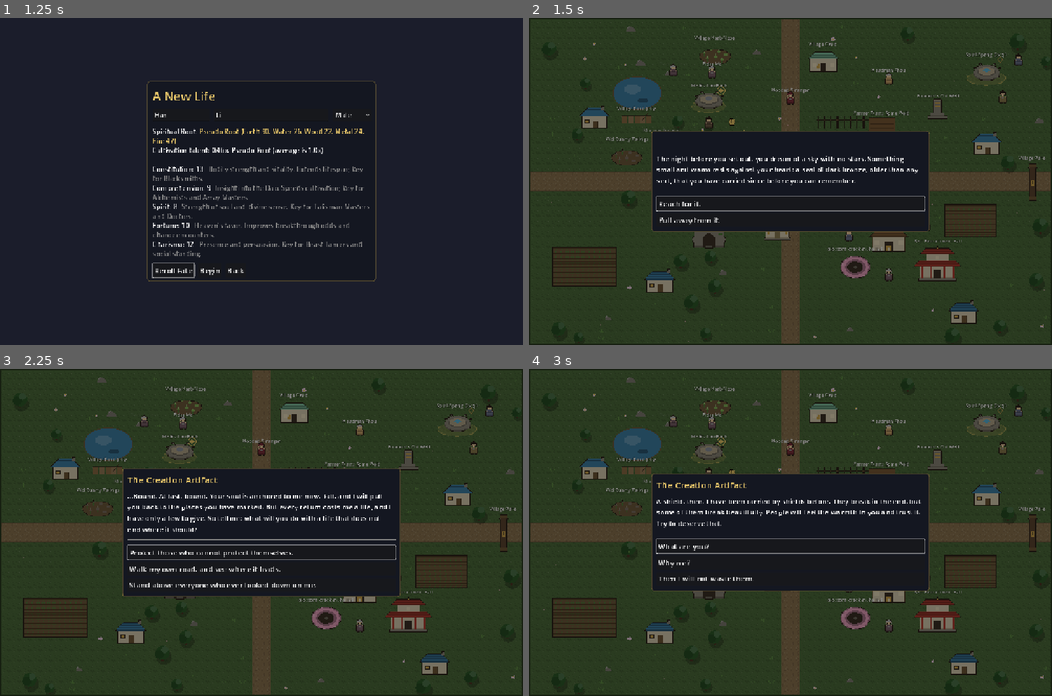
Above: before the commit, frames 1-4 (two rows, left to right).
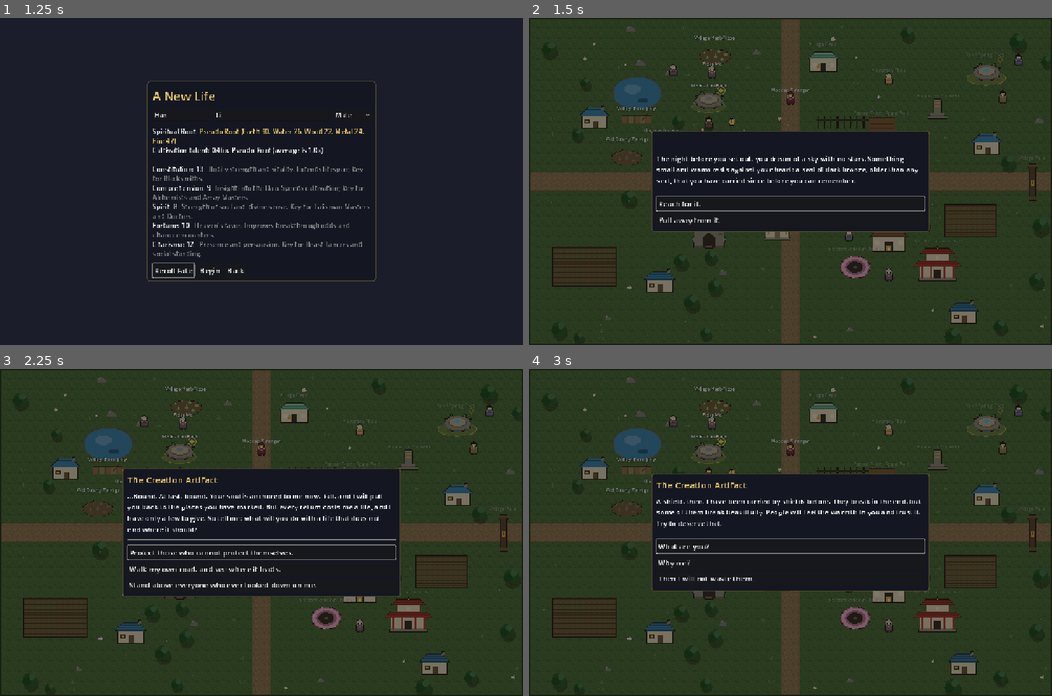
Above: after the commit, the same moments.

Repository: samridghimire/cultivation-game
Game: Godot game, scene res://src/ui/main_menu.tscn
Two runs of this game, one before a commit and one after it. Both use one fixed random seed, a clock stepped at 60 frames per second and the inputs below.
Inputs:
- Up to frame 1 (1.25 s): click "New Game" at 0.5 s
- Up to frame 2 (1.5 s): click "Begin" at 1.25 s
- Up to frame 3 (2.25 s): click "Reach for it." at 2 s
- Up to frame 4 (3 s): click "Protect those who cannot prot…" at 2.75 s

Frame 1 is identical in both runs. In frame 2, 0.3% of the frame differs, in the area x 53-99%, y 7-72%; in frame 3, 0.3%; in frame 4, 0.3%.

Commit message:
[GFX-025] Place names fade with distance and stay out from under HUD panels
Interactable.label_alpha for places: 1.0 within 220 px, 0.35 at 420 px, always 1.0
when hinted/highlighted or with the new Settings toggle "Show all place names"
(show_all_labels, default off). HUD.occupied_rects() feeds spread_on_screen, which
lifts a label out from under a panel (or dims it to 0.35 if it cannot move).
Viewed hud_arrival.png at 1280x800: full strength are Village Herb Slope, Meditation
Rock, Village Pond Jetty, Old Quarry Tailings, Hunters' Bounty Board and the nearby
villagers; Founder's Old Well, Farmer Tian's Spare Field, Village Gate, Village Herb
Seller, Sect Recruitment Hall and Blossom Crack are dimmed; nothing sits under a panel.

Follow-ups: qingshi_village-only shot not re-rendered separately (hud_arrival is that region).

Co-Authored-By: Claude Sonnet 5.5 <noreply@anthropic.com>
Claude-Session: https://claude.ai/code/session_01L4vu8wvce7juoxHLfqfWs3

Diff:
--- a/src/autoload/settings.gd
+++ b/src/autoload/settings.gd
@@ -31,6 +31,8 @@
 	"ambient_effects": true,
 	# No screen shakes, flashes or vignettes; fades snap instead of easing (WU-397).
 	"reduce_motion": false,
+	# Every place name at full strength instead of fading with distance (GFX-025).
+	"show_all_labels": false,
 	# Banner card with the year's review on each new year (WU-031).
 	"yearly_recap": true,
 }
@@ -75,7 +77,7 @@
 			return clampf(float(value), UI_SCALE_RANGE.x, UI_SCALE_RANGE.y)
 		"hud_hints":
 			return clampi(int(value), 0, 3) if value is int or value is float else DEFAULTS["hud_hints"]
-		"autosave", "yearly_recap", "animate_fights", "ambient_effects", "key_help", "reduce_motion":
+		"autosave", "yearly_recap", "animate_fights", "ambient_effects", "key_help", "reduce_motion", "show_all_labels":
 			return value if value is bool else DEFAULTS[key]
 		"fast_time_skips":
 			return (value is bool and value) or str(value).to_lower() == "true"
--- a/src/ui/hud.gd
+++ b/src/ui/hud.gd
@@ -685,6 +685,16 @@
 
 ## Drops the lowest-priority lines until each card clears the log (WU-091, GFX-010): the status card loses its
 ## next-layer line, the guide card its festival line, then shrinks the hint, then drops the goal.
+## Screen-space rects of the visible status, Next-steps, log and key-bar panels (GFX-025):
+## the world keeps place and NPC labels out from under them.
+func occupied_rects() -> Array[Rect2]:
+	var rects: Array[Rect2] = []
+	for c: Control in [_status_panel, _guide_panel, _log_panel, _key_bar]:
+		if c != null and c.is_visible_in_tree():
+			rects.append(c.get_global_rect())
+	return rects
+
+
 func _fit_panels() -> void:
 	if _status_panel == null or _guide_panel == null or not is_inside_tree():
 		return
--- a/src/ui/settings_screen.gd
+++ b/src/ui/settings_screen.gd
@@ -23,6 +23,7 @@
 var _animate_fights: CheckButton
 var _ambient: CheckButton
 var _reduce_motion: CheckButton
+var _show_all_labels: CheckButton
 var _key_help: CheckButton
 var _sliders: Dictionary = {}  # setting key -> HSlider
 var _value_labels: Dictionary = {}  # setting key -> Label
@@ -95,6 +96,11 @@
 	_reduce_motion.add_theme_font_size_override("font_size", 18)
 	_reduce_motion.toggled.connect(func(on: bool): Settings.set_value("reduce_motion", on))
 	box.add_child(_reduce_motion)
+	_show_all_labels = CheckButton.new()
+	_show_all_labels.text = "Show all place names (not only the near ones)"
+	_show_all_labels.add_theme_font_size_override("font_size", 18)
+	_show_all_labels.toggled.connect(func(on: bool): Settings.set_value("show_all_labels", on))
+	box.add_child(_show_all_labels)
 	_key_help = CheckButton.new()
 	_key_help.text = "Key help on the HUD"
 	_key_help.add_theme_font_size_override("font_size", 18)
@@ -303,6 +309,7 @@
 	_animate_fights.set_pressed_no_signal(Settings.get_value("animate_fights"))
 	_ambient.set_pressed_no_signal(Settings.get_value("ambient_effects"))
 	_reduce_motion.set_pressed_no_signal(Settings.get_value("reduce_motion"))
+	_show_all_labels.set_pressed_no_signal(Settings.get_value("show_all_labels"))
 	_key_help.set_pressed_no_signal(Settings.get_value("key_help"))
 	for key in _sliders:
 		_sliders[key].set_value_no_signal(Settings.get_value(key))
--- a/src/world/interactables/interactable.gd
+++ b/src/world/interactables/interactable.gd
@@ -31,6 +31,9 @@
 ## Added to the name label's position; World.spread_labels lifts labels that would overlap (WU-087).
 var label_offset := Vector2.ZERO
 const LABEL_FONT_SIZE := 14
+const PLACE_NEAR := 220.0
+const PLACE_FAR := 420.0
+const PLACE_FAR_ALPHA := 0.35
 ## Draws the name label above every sibling building (WU-278).
 var _label_node: Node2D
 ## The top hint names this place: a gold "!" is drawn above its label (WU-280).
@@ -39,6 +42,8 @@
 var screen_lift := 0.0
 ## Fade of the name label by distance to the player (GFX-015); 0 hides it and frees its spot.
 var label_fade := 1.0
+## Set by spread_on_screen when a HUD panel covers the label and it cannot move clear: drawn dimmed.
+var label_covered := false
 
 
 func _ready() -> void:
@@ -242,9 +247,12 @@
 
 
 ## How visible the name label is for a player standing at `player_pos` (parent coordinates).
-## Places always show theirs; NPC labels override this (GFX-015).
-func label_alpha(_player_pos: Vector2) -> float:
-	return 1.0
+## Places are full strength within PLACE_NEAR px and fade to PLACE_FAR_ALPHA at PLACE_FAR px (GFX-025),
+## except hinted or highlighted ones and with the "Show all place names" setting. NPC labels override this (GFX-015).
+func label_alpha(player_pos: Vector2) -> float:
+	if hinted or highlighted or Settings.get_value("show_all_labels"):
+		return 1.0
+	return lerpf(PLACE_FAR_ALPHA, 1.0, proximity_alpha(position.distance_to(player_pos), PLACE_NEAR, PLACE_FAR))
 
 
 ## 1 within `near`, 0 beyond `far`, linear between (GFX-015).
@@ -266,8 +274,9 @@
 
 ## Lifts labels (in order) whose screen-clamped rects overlap an earlier one; `view` is the visible
 ## area in the nodes' parent coordinates. Redraws the labels that moved (WU-281).
-static func spread_on_screen(nodes: Array, view: Rect2) -> void:
-	var placed: Array[Rect2] = []
+## `occupied` are HUD rects in the same coordinates; they count as already-placed labels (GFX-025).
+static func spread_on_screen(nodes: Array, view: Rect2, occupied: Array[Rect2] = []) -> void:
+	var placed: Array[Rect2] = occupied.duplicate()
 	for node: Interactable in nodes:
 		if not node.label_drawn():
 			if node.screen_lift != 0.0:
@@ -287,8 +296,12 @@
 				break
 			node.screen_lift -= rect.size.y + 2.0
 			rect = node.drawn_label_rect(view)
+		var covered := false
+		for other in occupied:
+			covered = covered or rect.intersects(other)
 		placed.append(rect)
-		if node.screen_lift != before:
+		if node.screen_lift != before or node.label_covered != covered:
+			node.label_covered = covered
 			node._redraw_label()
 
 
@@ -396,13 +409,14 @@
 		_label_node.draw_string(font, center + Vector2(-mw / 2.0, 6.0), "!", HORIZONTAL_ALIGNMENT_LEFT, -1, 16, Color(0.1, 0.08, 0.04))
 	if not label_visible(highlighted):
 		return
-	if label_fade <= 0.0:
+	var fade := minf(label_fade, PLACE_FAR_ALPHA) if label_covered else label_fade
+	if fade <= 0.0:
 		return
 	var at := Vector2(left, -size.y / 2.0 - 8.0 + label_offset.y + screen_lift)
 	var fill := label_color()
-	fill.a *= label_fade
+	fill.a *= fade
 	# A dark outline first so the name reads on any ground (GFX-015).
-	_label_node.draw_string_outline(font, at, text, HORIZONTAL_ALIGNMENT_LEFT, -1, LABEL_FONT_SIZE, 3, Color(0, 0, 0, 0.7 * label_fade))
+	_label_node.draw_string_outline(font, at, text, HORIZONTAL_ALIGNMENT_LEFT, -1, LABEL_FONT_SIZE, 3, Color(0, 0, 0, 0.7 * fade))
 	_label_node.draw_string(font, at, text, HORIZONTAL_ALIGNMENT_LEFT, -1, LABEL_FONT_SIZE, fill)
 
 
--- a/src/world/world.gd
+++ b/src/world/world.gd
@@ -167,6 +167,10 @@
 func _on_setting_changed(key: String, _value: Variant) -> void:
 	if key == "ambient_effects":
 		_refresh_ambient()
+	elif key == "show_all_labels" and player != null:
+		for node in get_children():
+			if node is Interactable:
+				(node as Interactable).refresh_label_alpha(player.position)
 
 
 func _exit_tree() -> void:
@@ -448,7 +452,13 @@
 		return
 	var nodes: Array = get_children().filter(func(n: Node) -> bool: return n is Interactable)
 	var view := get_canvas_transform().affine_inverse() * get_viewport_rect()
-	Interactable.spread_on_screen(nodes, view)
+	var occupied: Array[Rect2] = []
+	var hud := get_node_or_null("HUD")
+	if hud != null and hud.has_method("occupied_rects"):
+		var to_world := get_canvas_transform().affine_inverse()
+		for r: Rect2 in hud.occupied_rects():
+			occupied.append(to_world * r)
+	Interactable.spread_on_screen(nodes, view, occupied)
 
 
 func _limit_camera() -> void:
--- a/tests/unit/test_first_hour_labels.gd
+++ b/tests/unit/test_first_hour_labels.gd
@@ -302,3 +302,34 @@
 	assert_eq(shown.screen_lift, 0.0, "a faded-out name must not push a place label up")
 	hidden.free()
 	shown.free()
+
+
+## GFX-025: places fade with distance unless hinted, highlighted or "Show all place names" is on.
+func test_place_label_alpha_near_far_hinted_and_toggle() -> void:
+	var place := Interactable.new()
+	place.display_name = "Village Clinic"
+	place.position = Vector2.ZERO
+	assert_eq(place.label_alpha(Vector2(Interactable.PLACE_NEAR - 1.0, 0)), 1.0)
+	assert_true(is_equal_approx(place.label_alpha(Vector2(Interactable.PLACE_FAR + 50.0, 0)), Interactable.PLACE_FAR_ALPHA))
+	var mid := place.label_alpha(Vector2(320, 0))
+	assert_true(mid > Interactable.PLACE_FAR_ALPHA and mid < 1.0, str(mid))
+	place.hinted = true
+	assert_eq(place.label_alpha(Vector2(900, 0)), 1.0)
+	place.hinted = false
+	Settings.set_value("show_all_labels", true)
+	assert_eq(place.label_alpha(Vector2(900, 0)), 1.0)
+	Settings.set_value("show_all_labels", false)
+	assert_true(place.label_alpha(Vector2(900, 0)) < 1.0)
+	place.free()
+
+
+func test_spread_on_screen_moves_a_label_out_of_a_hud_rect() -> void:
+	var view := Rect2(0, 0, 1000, 800)
+	var a := _npc("Village Clinic Keeper", Vector2(300, 300))
+	var panel := a.drawn_label_rect(view).grow(4.0)
+	var occupied: Array[Rect2] = [panel]
+	Interactable.spread_on_screen([a], view, occupied)
+	assert_true(a.screen_lift < 0.0, "lifted")
+	assert_false(a.drawn_label_rect(view).intersects(panel), "clear of the panel")
+	assert_false(a.label_covered)
+	a.free()
